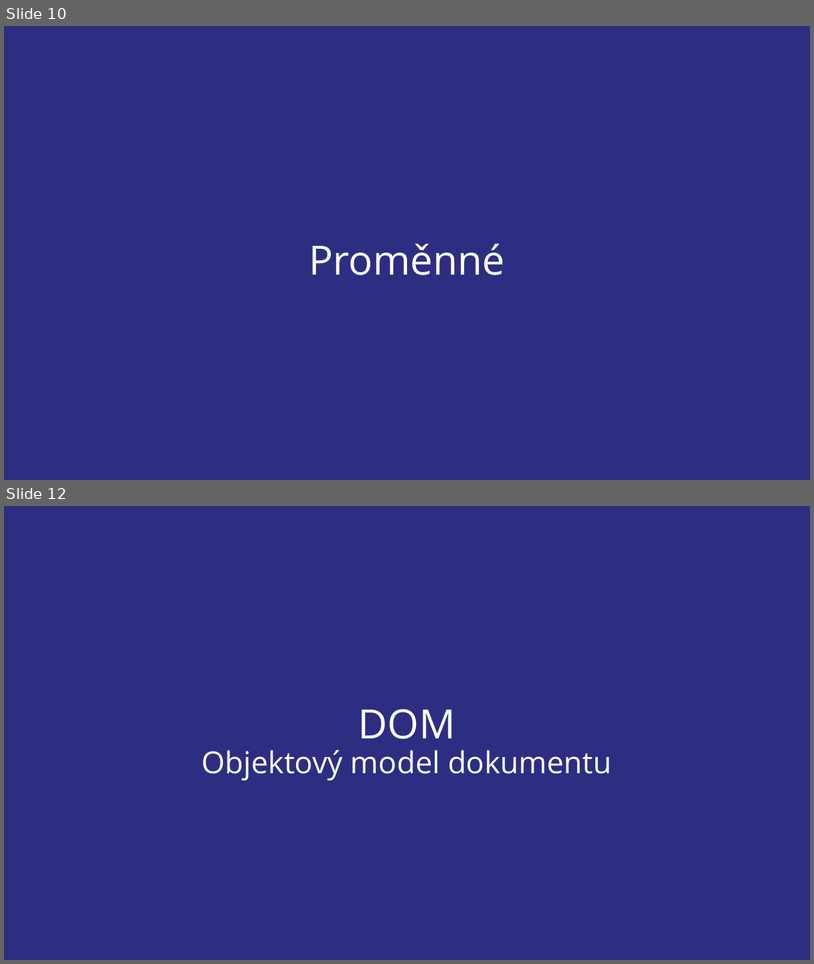
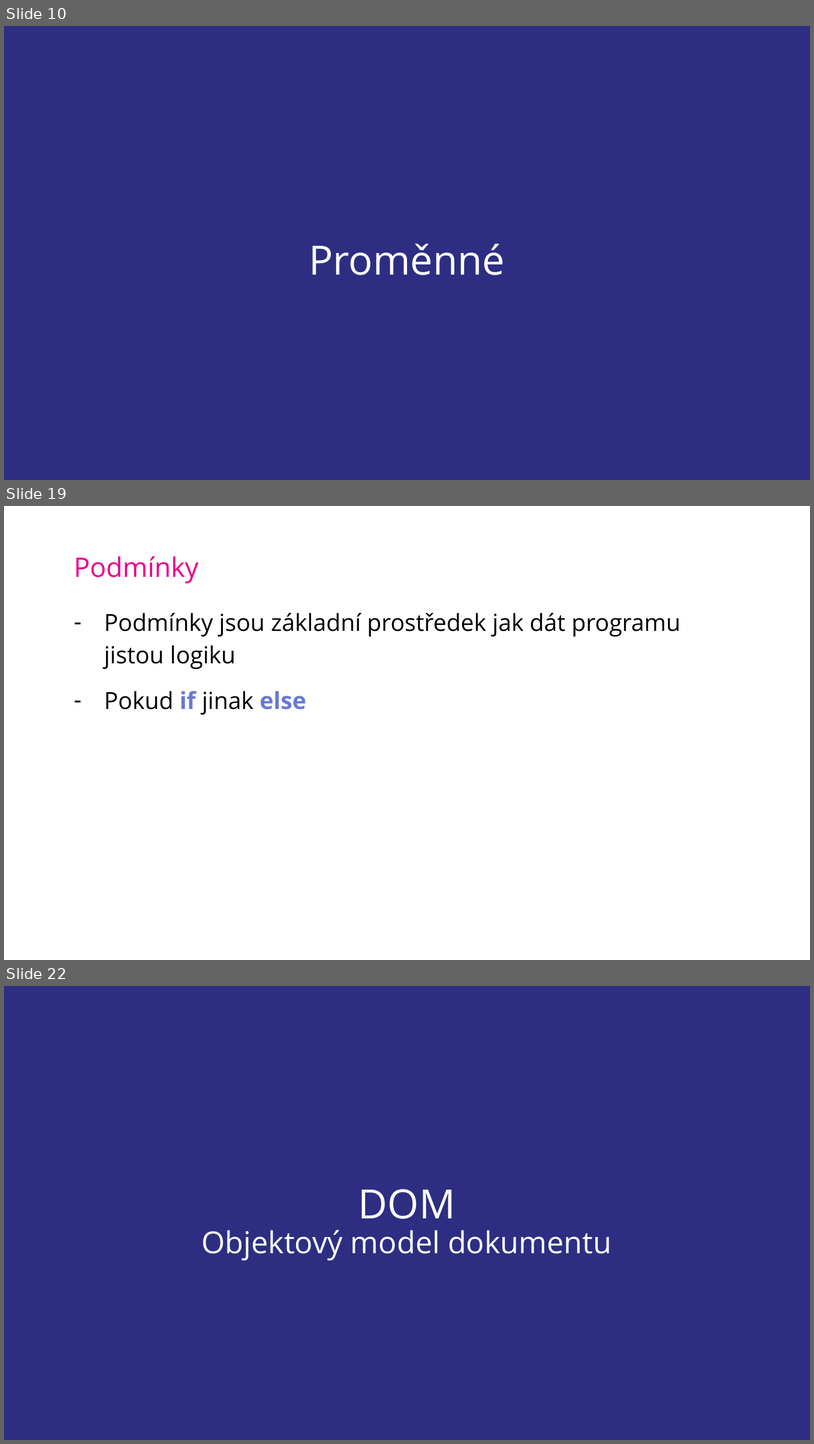
Before and after one commit to SimonB87/LetniSkola2020JS, a slide deck: JS-SB-LetnIskola2020.pptx. Shown one above the other, each under a label of ours: slides 10 and 12 before the commit, slides 10, 19 and 22 after it; the slides between them are not shown. The pictures are 814x964 and 814x1444 pixels, drawn with LibreOffice and Linux fonts; fonts in the diff are those of the drawing; background and template pictures are left out. Boxes give left, top, right and bottom in pixels: in the first picture for what was removed or moved away, otherwise in the second. Text is boxed around its words. In the diff, an @@ line names an element or a change of style, - is before the commit and + after.

```diff
--- a/JS-SB-LetnIskola2020.pptx
+++ b/JS-SB-LetnIskola2020.pptx
@@ slide 19 added at <box>4,506,810,960</box>, background picture (left out) @@
@@ title added at <box>74,556,198,583</box>, 32 pt, text #EB008B @@
+Podmínky
@@ text added at <box>104,613,681,715</box>, 28 pt, text #000000 @@
+– Podmínky jsou základní prostředek jak dát programu jistou logiku
+– Pokud if jinak else
@@ what was slide 12 is now slide 22 @@
```
Also in this commit, not shown: 2 slides changed, 9 other slides added.
